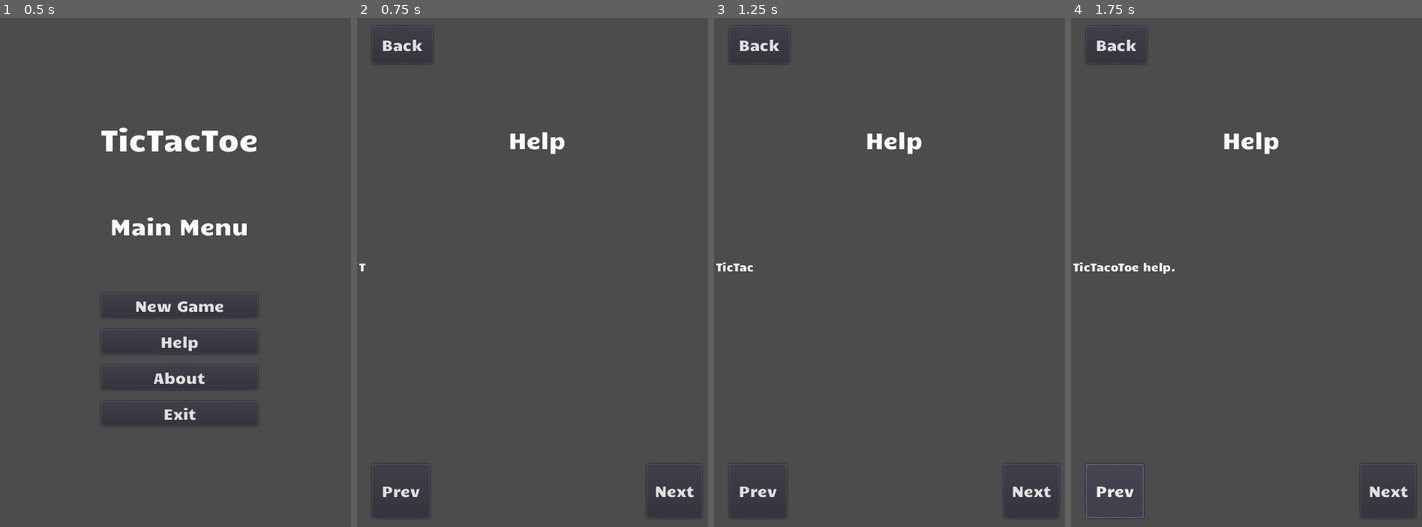
Above: before the commit, frames 1-4 (left to right).
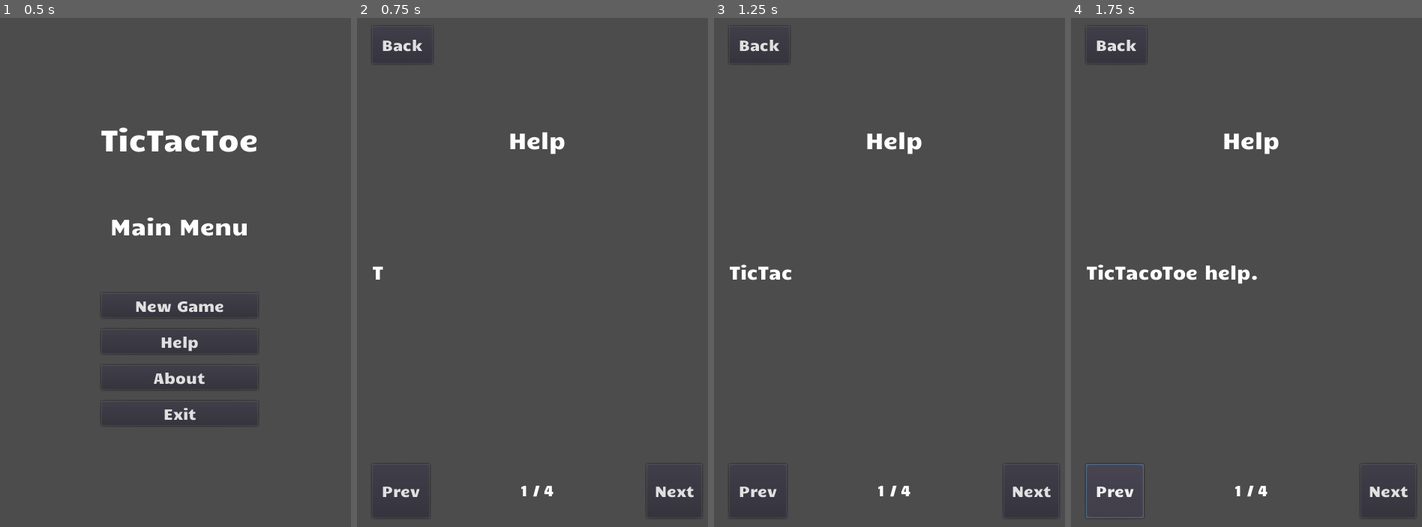
Above: after the commit, the same moments.

Repository: edd34/TicTacToe_Godot
Game: Godot game, scene res://Scenes/MainMenu.tscn
The game is run twice, just before and just after one commit, with the same random seed, the same clock (stepped at 60 frames per second) and the same inputs.
Inputs:
- Up to frame 1 (0.5 s): no input
- Up to frame 2 (0.75 s): click "Help" at 0.5 s
- Up to frame 3 (1.25 s): no input
- Up to frame 4 (1.75 s): click "Prev" at 1.25 s

Frame 1 is identical in both runs. In frame 2, 0.2% of the frame differs, in the area x 0-56%, y 48-95%; in frame 3, 0.4%; in frame 4, 0.9%.

Commit message:
add page counter in Help menu

Diff:
--- a/Scenes/Help.tscn
+++ b/Scenes/Help.tscn
@@ -22,17 +22,24 @@
 
 [sub_resource type="DynamicFont" id=3]
 
-size = 15
+size = 25
 use_mipmaps = false
 use_filter = false
 font_data = ExtResource( 1 )
 _sections_unfolded = [ "Font", "Resource", "Settings" ]
 
+[sub_resource type="DynamicFont" id=4]
+
+size = 20
+use_mipmaps = false
+use_filter = false
+font_data = ExtResource( 1 )
+_sections_unfolded = [ "Font", "Settings" ]
+
 [node name="Node" type="Node" index="0"]
 
 [node name="CenterContainer" type="CenterContainer" parent="." index="0"]
 
-editor/display_folded = true
 anchor_left = 0.0
 anchor_top = 0.0
 anchor_right = 1.0
@@ -134,16 +141,17 @@
 mouse_default_cursor_shape = 0
 size_flags_horizontal = 1
 size_flags_vertical = 1
-__meta__ = {
-"_edit_group_": true
-}
 
 [node name="RichTextLabel" type="RichTextLabel" parent="Body" index="0"]
 
-anchor_left = 0.0
-anchor_top = 0.0
-anchor_right = 1.0
-anchor_bottom = 1.0
+anchor_left = 0.5
+anchor_top = 0.5
+anchor_right = 0.5
+anchor_bottom = 0.5
+margin_left = -222.0
+margin_top = -52.0
+margin_right = 222.0
+margin_bottom = 52.0
 rect_pivot_offset = Vector2( 0, 0 )
 rect_clip_content = true
 mouse_filter = 0
@@ -163,7 +171,7 @@
 selection_enabled = false
 override_selected_font_color = false
 script = ExtResource( 3 )
-_sections_unfolded = [ "Anchor", "BBCode", "Focus", "Grow Direction", "Hint", "Margin", "Material", "Rect", "Size Flags", "Visibility", "custom_colors", "custom_constants", "custom_fonts", "custom_styles" ]
+_sections_unfolded = [ "Anchor", "BBCode", "Focus", "Grow Direction", "Hint", "Margin", "Material", "Mouse", "Rect", "Size Flags", "Visibility", "custom_colors", "custom_constants", "custom_fonts", "custom_styles" ]
 
 [node name="Footer" type="Container" parent="." index="3"]
 
@@ -235,6 +243,30 @@
 align = 1
 _sections_unfolded = [ "Anchor", "Grow Direction", "Margin", "Rect" ]
 
+[node name="Label" type="Label" parent="Footer" index="2"]
+
+anchor_left = 0.5
+anchor_top = 0.0
+anchor_right = 0.5
+anchor_bottom = 0.0
+margin_left = -57.0
+margin_right = 57.0
+margin_bottom = 69.0
+rect_pivot_offset = Vector2( 0, 0 )
+rect_clip_content = false
+mouse_filter = 2
+mouse_default_cursor_shape = 0
+size_flags_horizontal = 1
+size_flags_vertical = 4
+custom_fonts/font = SubResource( 4 )
+text = "Page"
+align = 1
+valign = 1
+percent_visible = 1.0
+lines_skipped = 0
+max_lines_visible = -1
+_sections_unfolded = [ "custom_fonts" ]
+
 [node name="Timer" type="Timer" parent="." index="4"]
 
 process_mode = 1
--- a/Scripts/Menu/HelpManager.gd
+++ b/Scripts/Menu/HelpManager.gd
@@ -1,4 +1,6 @@
 extends RichTextLabel
+
+onready var label_page = get_node("../../Footer/Label")
 
 var dialog = ["TicTacoToe help.",
 			"You can press on the text to make it appear quicly.",
@@ -11,6 +13,7 @@
 	set_process_input(true)
 	set_bbcode(dialog[page])
 	set_visible_characters(0)
+	label_page.text = str(page+1)+" / "+str(dialog.size())
 	pass
 
 func _input(event):
@@ -27,6 +30,7 @@
 		page += 1
 		set_bbcode(dialog[page])
 		set_visible_characters(0)
+		label_page.text = str(page+1)+" / "+str(dialog.size())
 
 
 func _on_Previous_pressed():
@@ -34,3 +38,4 @@
 		page -= 1
 		set_bbcode(dialog[page])
 		set_visible_characters(0)
+		label_page.text = str(page+1)+" / "+str(dialog.size())
Not shown: 1 places in Scenes/Help.tscn that only renumber resources
